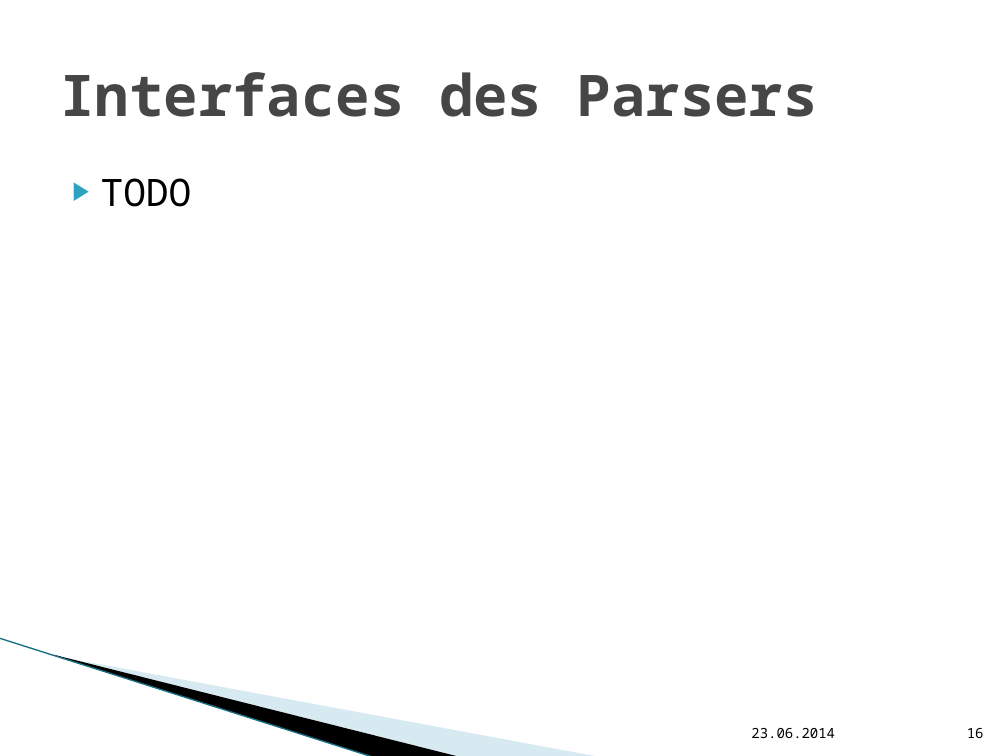
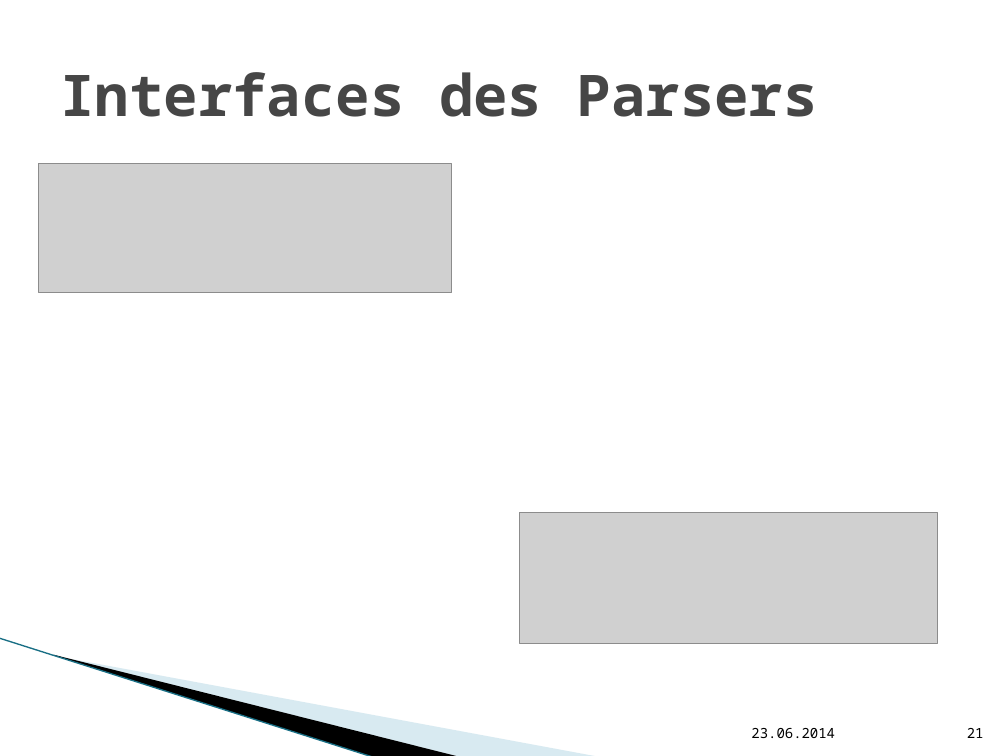
Before and after one commit to hft-swp/stuff, a slide deck: slide 21 of doku/präsentation nicht komplett/vCity-Präsentation.pptx (slide 16 before the commit). Drawn at 1008x756 pixels with LibreOffice and Linux fonts; fonts in the diff are those of the drawing; grey boxes stand for pictures; background and template pictures are left out. Boxes give left, top, right and bottom in pixels: in the first picture for what was removed or moved away, otherwise in the second. Text is boxed around its words. In the diff, an @@ line names an element or a change of style, - is before the commit and + after.

Commit message:
Mein Teil hinzugefügt
Parser-Klassen & Interfaces
wird noch vervollständigt

```diff
--- a/doku/präsentation nicht komplett/vCity-Präsentation.pptx
+++ b/doku/präsentation nicht komplett/vCity-Präsentation.pptx
@@ picture added at (x1=39, y1=163, x2=452, y2=292) @@
@@ text removed at (x1=101, y1=178, x2=192, y2=207) @@
-▶ TODO
@@ picture added at (x1=520, y1=513, x2=937, y2=643) @@
@@ page number at (x1=967, y1=728, x2=984, y2=738): text changed @@
-16
+21
```
Also in this commit, not shown: 5 slides added.
